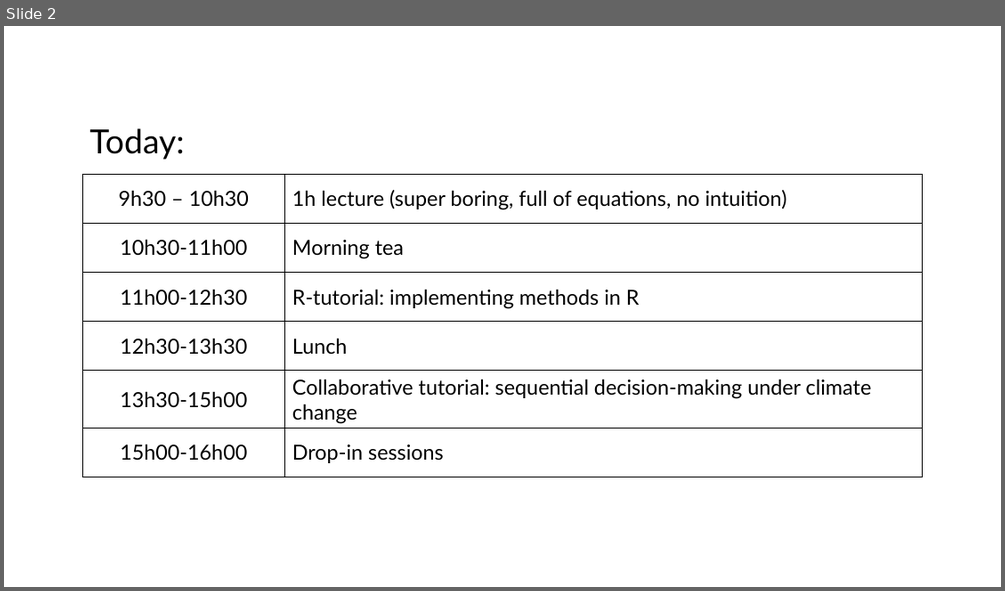
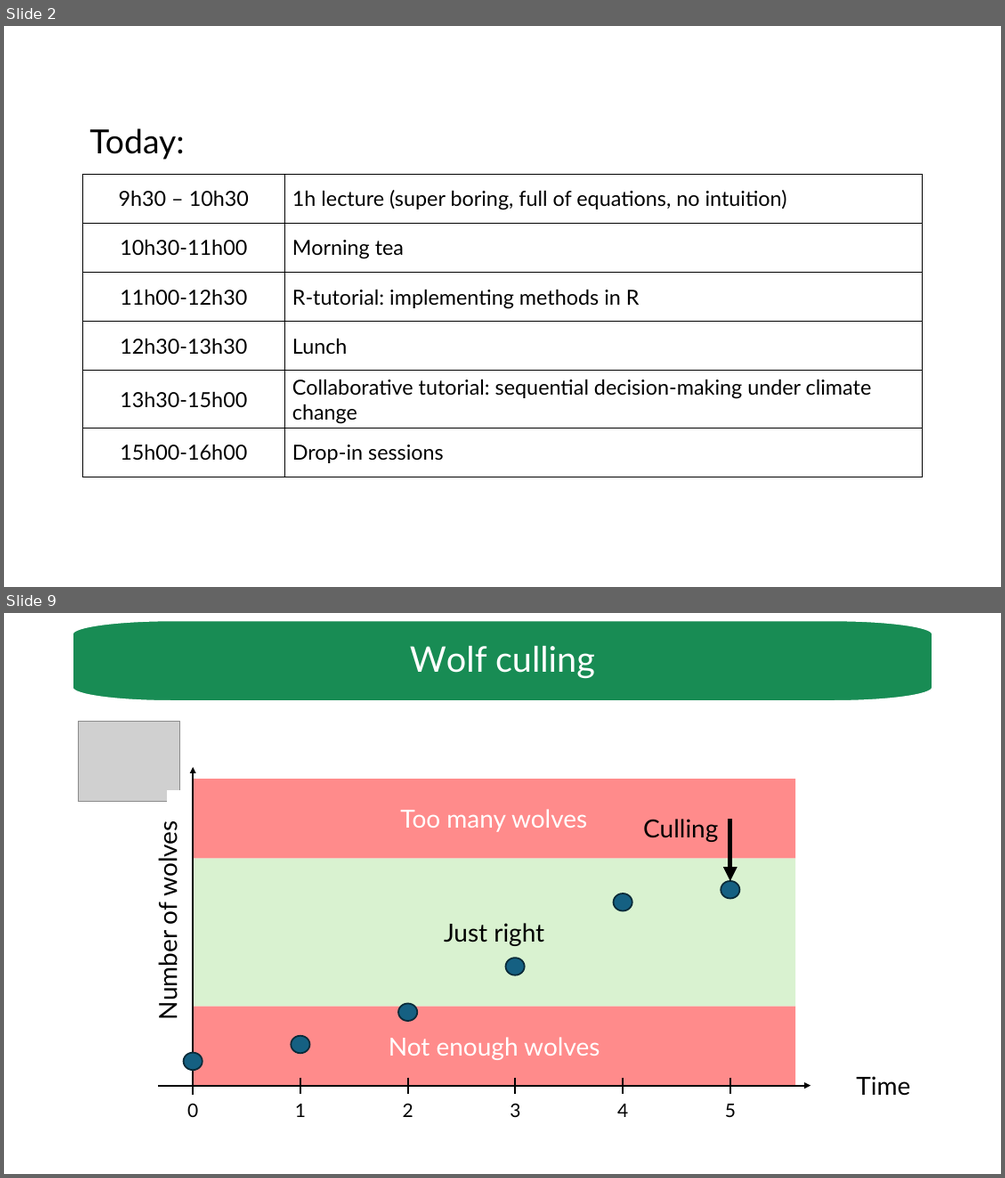
Before and after one commit to luzvpascal/MDPworkshop, a slide deck: slides/workshop-1.pptx. Shown one above the other, each under a label of ours: slide 2 before the commit, slides 2 and 9 after it; the slides between them are not shown. The pictures are 1005x591 and 1005x1178 pixels, drawn with LibreOffice and Linux fonts; fonts in the diff are those of the drawing; grey boxes stand for pictures. Boxes give left, top, right and bottom in pixels: in the first picture for what was removed or moved away, otherwise in the second. Text is boxed around its words. In the diff, an @@ line names an element or a change of style, - is before the commit and + after.

Commit message:
make tutorial for wolf culling

```diff
--- a/slides/workshop-1.pptx
+++ b/slides/workshop-1.pptx
@@ slide 9 added at <box>4,613,1001,1174</box>, background #FFFFFF @@
@@ freeform shape added at <box>73,620,933,701</box>, fill #188C54, outline #FFFFFF 1.5 pt, 34 pt, text #FFFFFF @@
+Wolf culling
@@ picture added at <box>78,722,180,803</box> @@
@@ arrow added from (194, 1094) to (194, 767), #000000 1.5 pt @@
@@ rectangle added at <box>123,791,142,802</box>, fill #FFFFFF, outline #FFFFFF 1.5 pt @@
@@ rectangle added at <box>168,791,186,802</box>, fill #FFFFFF, outline #FFFFFF 1.5 pt @@
@@ rectangle added at <box>193,779,796,859</box>, fill #FF8B8B, 24 pt, text #FFFFFF @@
+Too many wolves
@@ text added at <box>643,819,718,842</box>, 24 pt, text #000000 @@
+Culling
@@ arrow added from (730, 819) to (730, 881), #000000 4.5 pt @@
@@ text added at <box>153,827,183,1017</box>, 24 pt, text #000000 @@
+Number of wolves
@@ rectangle added at <box>194,859,796,1006</box>, fill #D9F2D0, 24 pt, text #000000 @@
+Just right
@@ ellipse added at <box>614,893,632,910</box>, fill #156082, outline #092A39 1.5 pt @@
@@ ellipse added at <box>721,881,740,898</box>, fill #156082, outline #092A39 1.5 pt @@
@@ ellipse added at <box>506,957,525,975</box>, fill #156082, outline #092A39 1.5 pt @@
@@ rectangle added at <box>194,1006,796,1086</box>, fill #FF8B8B, 24 pt, text #FFFFFF @@
+Not enough wolves
@@ ellipse added at <box>398,1004,417,1021</box>, fill #156082, outline #092A39 1.5 pt @@
@@ ellipse added at <box>291,1036,310,1053</box>, fill #156082, outline #092A39 1.5 pt @@
@@ ellipse added at <box>184,1053,202,1070</box>, fill #156082, outline #092A39 1.5 pt @@
@@ arrow added from (158, 1086) to (811, 1086), #000000 1.5 pt @@
@@ line added from (300, 1078) to (300, 1094), #000000 1.5 pt @@
@@ line added from (408, 1078) to (408, 1094), #000000 1.5 pt @@
@@ line added from (516, 1078) to (516, 1094), #000000 1.5 pt @@
@@ line added from (623, 1078) to (623, 1094), #000000 1.5 pt @@
@@ line added from (730, 1078) to (730, 1094), #000000 1.5 pt @@
@@ text added at <box>856,1076,910,1095</box>, 24 pt, text #000000 @@
+Time
@@ text added at <box>187,1103,198,1117</box>, 18 pt, text #000000 @@
+0
@@ text added at <box>295,1103,306,1117</box>, 18 pt, text #000000 @@
+1
@@ text added at <box>403,1103,413,1117</box>, 18 pt, text #000000 @@
+2
@@ text added at <box>510,1103,520,1117</box>, 18 pt, text #000000 @@
+3
@@ text added at <box>617,1103,628,1117</box>, 18 pt, text #000000 @@
+4
@@ text added at <box>725,1103,736,1117</box>, 18 pt, text #000000 @@
+5
```
Also in this commit, not shown: 1 slide changed, 9 other slides added, 2 slides removed, 2 other files.
